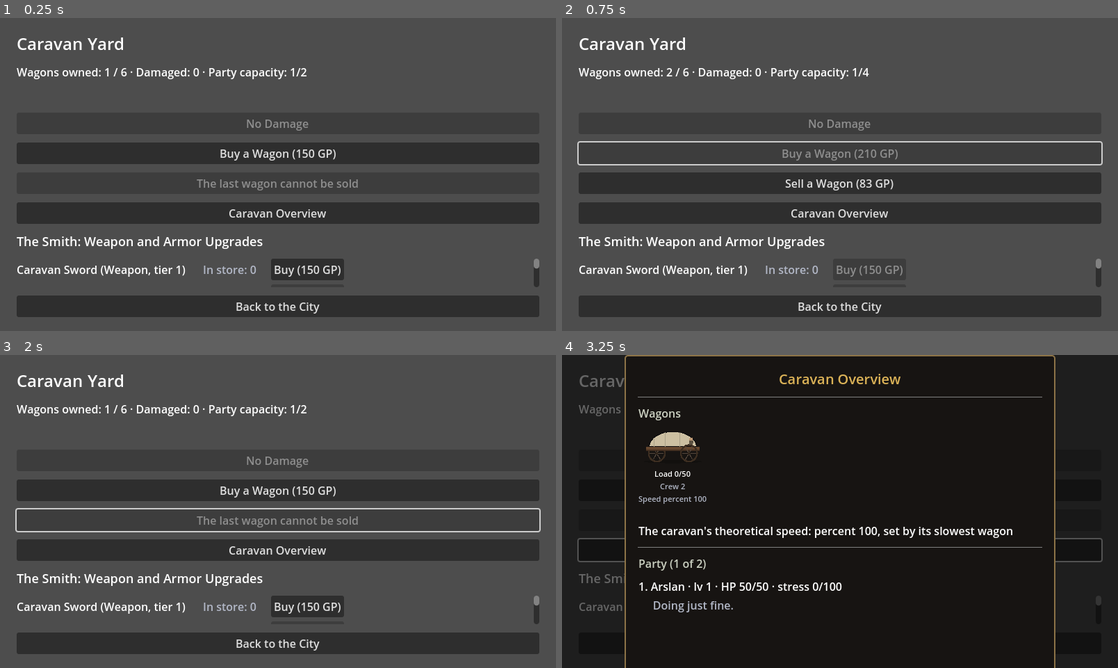
Above: before the commit, frames 1-4 (two rows, left to right).
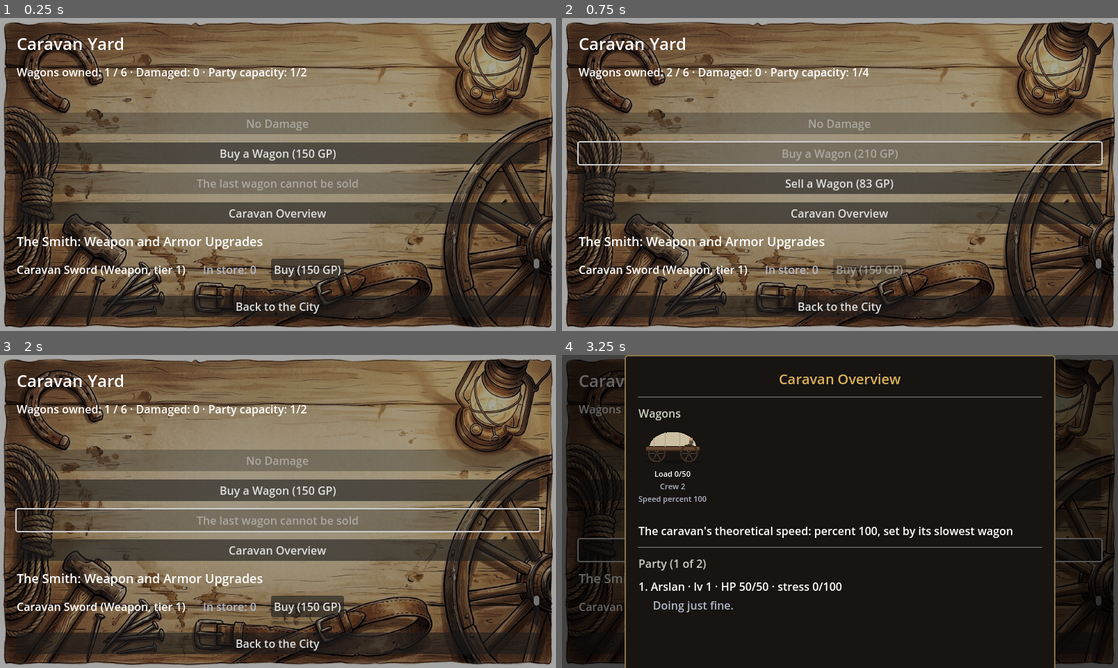
Above: after the commit, the same moments.

Repository: ulubatuhan/wayborne
Game: Godot game, scene res://scenes/game/caravan_yard.tscn
Two runs of this game, one before a commit and one after it. Both use one fixed random seed, a clock stepped at 60 frames per second and the inputs below. This scene is started directly instead of the project's main scene.
Inputs:
- Up to frame 1 (0.25 s): no input
- Up to frame 2 (0.75 s): click "Buy a Wagon (150 GP)" at 0.5 s
- Up to frame 3 (2 s): click "Sell a Wagon (83 GP)" at 1.25 s
- Up to frame 4 (3.25 s): click "Caravan Overview" at 2 s; click "Buy (150 GP)" at 2.75 s

The runs differ from the first frame. In frame 1, 87% of the frame differs, in the area x 0-100%, y 0-100%; in frame 2, 86%; in frame 3, 86%; in frame 4, 5.6%.

Commit message:
Faz 16-D: Pazar, Taverna ve Kervan Avlusu'na masa sahnesi arka planı
Lonca'nın deri/masa yaklaşımı aynı iskeleti paylaşan üç ekrana daha
uygulandı - aynı BackgroundArt/BackgroundScrim ikilisi, aynı ink-wash
stil, yalnızca masadaki nesneler ekrana göre değişiyor (terazi/çuval
Pazar'da, maşrapa/harita Taverna'da, nal/tekerlek Kervan Avlusu'nda).

Claude-Session: https://claude.ai/code/session_01SmgLRHV2q6VtZPZSSuowT6

Diff:
--- a/scenes/game/caravan_yard.tscn
+++ b/scenes/game/caravan_yard.tscn
@@ -1,6 +1,7 @@
-[gd_scene load_steps=2 format=3 uid="uid://bqcaravanyard001"]
+[gd_scene load_steps=3 format=3 uid="uid://bqcaravanyard001"]
 
 [ext_resource type="Script" path="res://scripts/ui/caravan_yard.gd" id="1"]
+[ext_resource type="Texture2D" path="res://data/assets/ui/ledger_mockup/caravan_yard_bg.jpg" id="2"]
 
 [node name="CaravanYard" type="Control"]
 layout_mode = 3
@@ -10,6 +11,28 @@
 grow_horizontal = 2
 grow_vertical = 2
 script = ExtResource("1")
+
+[node name="BackgroundArt" type="TextureRect" parent="."]
+layout_mode = 1
+anchors_preset = 15
+anchor_right = 1.0
+anchor_bottom = 1.0
+grow_horizontal = 2
+grow_vertical = 2
+mouse_filter = 2
+texture = ExtResource("2")
+expand_mode = 1
+stretch_mode = 6
+
+[node name="BackgroundScrim" type="ColorRect" parent="."]
+layout_mode = 1
+anchors_preset = 15
+anchor_right = 1.0
+anchor_bottom = 1.0
+grow_horizontal = 2
+grow_vertical = 2
+mouse_filter = 2
+color = Color(0, 0, 0, 0.35)
 
 [node name="MarginContainer" type="MarginContainer" parent="."]
 layout_mode = 1
--- a/scenes/game/market.tscn
+++ b/scenes/game/market.tscn
@@ -1,6 +1,7 @@
-[gd_scene load_steps=2 format=3 uid="uid://bqecontest003"]
+[gd_scene load_steps=3 format=3 uid="uid://bqecontest003"]
 
 [ext_resource type="Script" path="res://scripts/ui/market.gd" id="1"]
+[ext_resource type="Texture2D" path="res://data/assets/ui/ledger_mockup/market_bg.jpg" id="2"]
 
 [node name="Market" type="Control"]
 layout_mode = 3
@@ -10,6 +11,28 @@
 grow_horizontal = 2
 grow_vertical = 2
 script = ExtResource("1")
+
+[node name="BackgroundArt" type="TextureRect" parent="."]
+layout_mode = 1
+anchors_preset = 15
+anchor_right = 1.0
+anchor_bottom = 1.0
+grow_horizontal = 2
+grow_vertical = 2
+mouse_filter = 2
+texture = ExtResource("2")
+expand_mode = 1
+stretch_mode = 6
+
+[node name="BackgroundScrim" type="ColorRect" parent="."]
+layout_mode = 1
+anchors_preset = 15
+anchor_right = 1.0
+anchor_bottom = 1.0
+grow_horizontal = 2
+grow_vertical = 2
+mouse_filter = 2
+color = Color(0, 0, 0, 0.35)
 
 [node name="MarginContainer" type="MarginContainer" parent="."]
 layout_mode = 1
--- a/scenes/game/tavern.tscn
+++ b/scenes/game/tavern.tscn
@@ -1,6 +1,7 @@
-[gd_scene load_steps=2 format=3 uid="uid://bqtavern001"]
+[gd_scene load_steps=3 format=3 uid="uid://bqtavern001"]
 
 [ext_resource type="Script" path="res://scripts/ui/tavern.gd" id="1"]
+[ext_resource type="Texture2D" path="res://data/assets/ui/ledger_mockup/tavern_bg.jpg" id="2"]
 
 [node name="Tavern" type="Control"]
 layout_mode = 3
@@ -10,6 +11,28 @@
 grow_horizontal = 2
 grow_vertical = 2
 script = ExtResource("1")
+
+[node name="BackgroundArt" type="TextureRect" parent="."]
+layout_mode = 1
+anchors_preset = 15
+anchor_right = 1.0
+anchor_bottom = 1.0
+grow_horizontal = 2
+grow_vertical = 2
+mouse_filter = 2
+texture = ExtResource("2")
+expand_mode = 1
+stretch_mode = 6
+
+[node name="BackgroundScrim" type="ColorRect" parent="."]
+layout_mode = 1
+anchors_preset = 15
+anchor_right = 1.0
+anchor_bottom = 1.0
+grow_horizontal = 2
+grow_vertical = 2
+mouse_filter = 2
+color = Color(0, 0, 0, 0.35)
 
 [node name="MarginContainer" type="MarginContainer" parent="."]
 layout_mode = 1
Binary file added: data/assets/ui/ledger_mockup/caravan_yard_bg.jpg
Binary file added: data/assets/ui/ledger_mockup/market_bg.jpg
Binary file added: data/assets/ui/ledger_mockup/tavern_bg.jpg
Not shown, changed: CLAUDE.md
